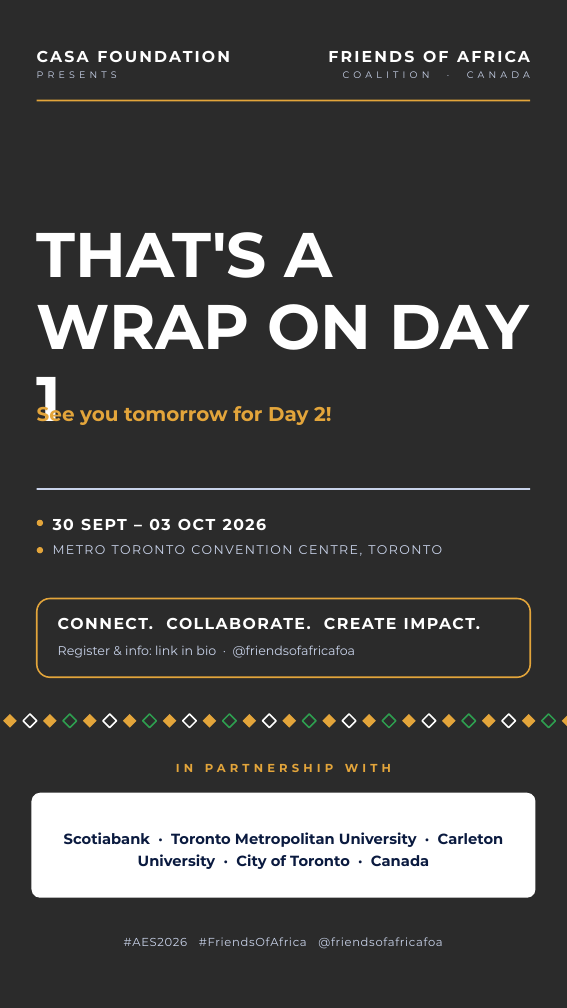
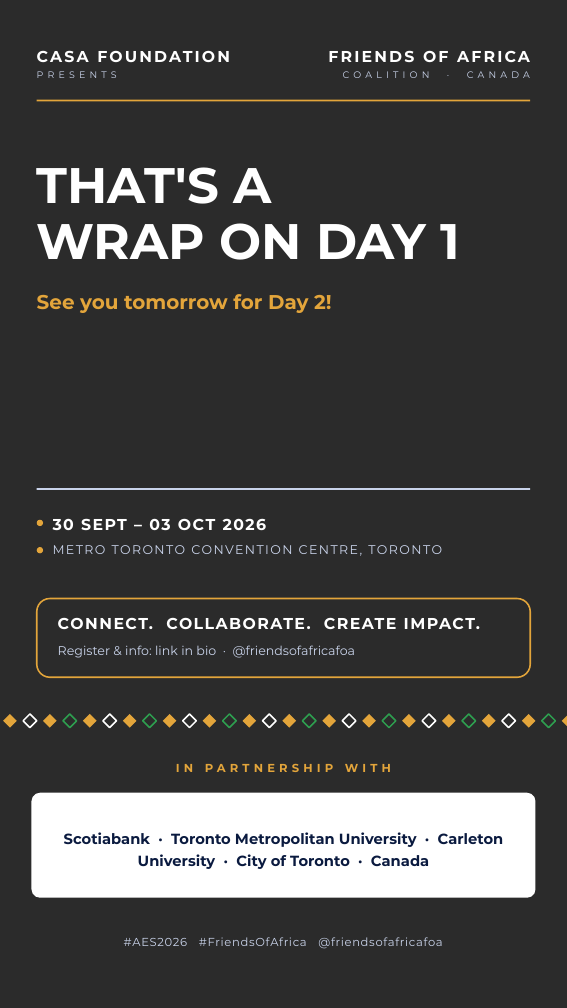
Before and after one commit to Okidoki9903/canva-templates, a slide deck: slide 5 of templates/01-day-1.pptx. Drawn at 567x1008 pixels with LibreOffice and Linux fonts; fonts in the diff are those of the drawing; background and template pictures are left out; a plain dark background stands for a picture behind light text. Boxes give left, top, right and bottom in pixels: in the first picture for what was removed or moved away, otherwise in the second. Text is boxed around its words. In the diff, an @@ line names an element or a change of style, - is before the commit and + after.

```diff
--- a/templates/01-day-1.pptx
+++ b/templates/01-day-1.pptx
@@ text "THAT'S A" moved from (x1=37, y1=232, x2=529, y2=421) to (x1=37, y1=167, x2=461, y2=260) @@
@@ text "THAT'S A" at (x1=37, y1=167, x2=461, y2=260): size 90 to 71.2 pt @@
@@ text "See you tomorrow for Day ..." rewrapped from (x1=37, y1=401, x2=331, y2=425) to (x1=37, y1=294, x2=331, y2=313) @@
```
Also in this commit, not shown: 6 other files.
